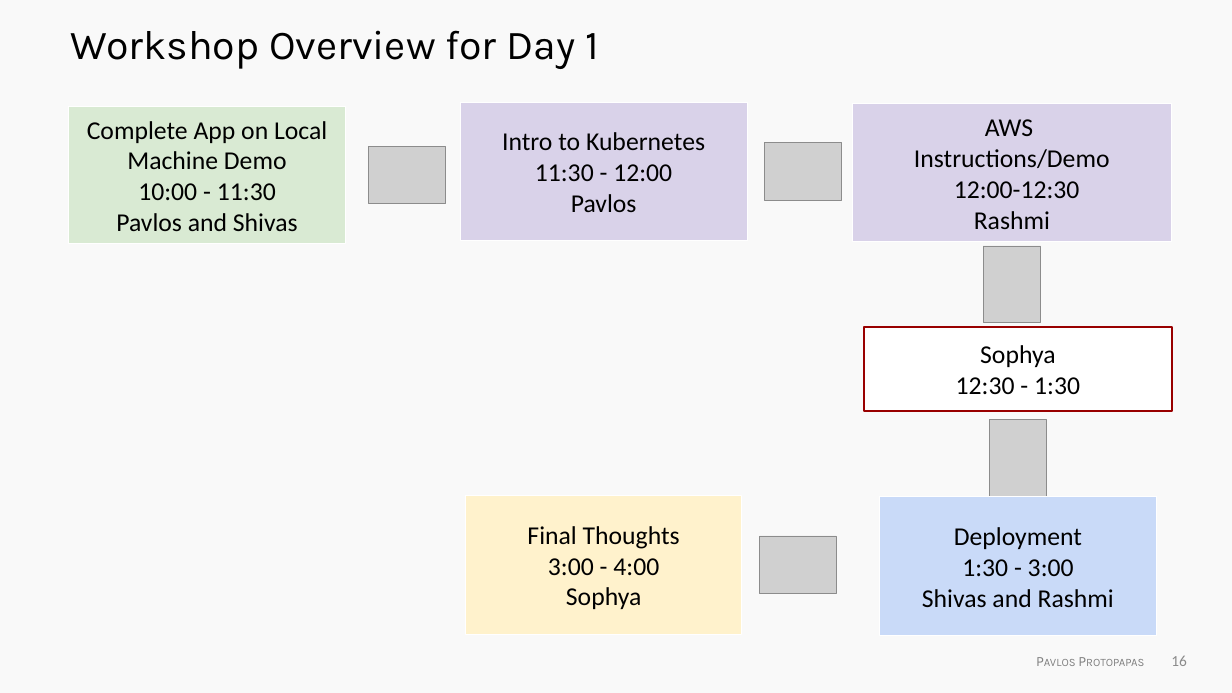
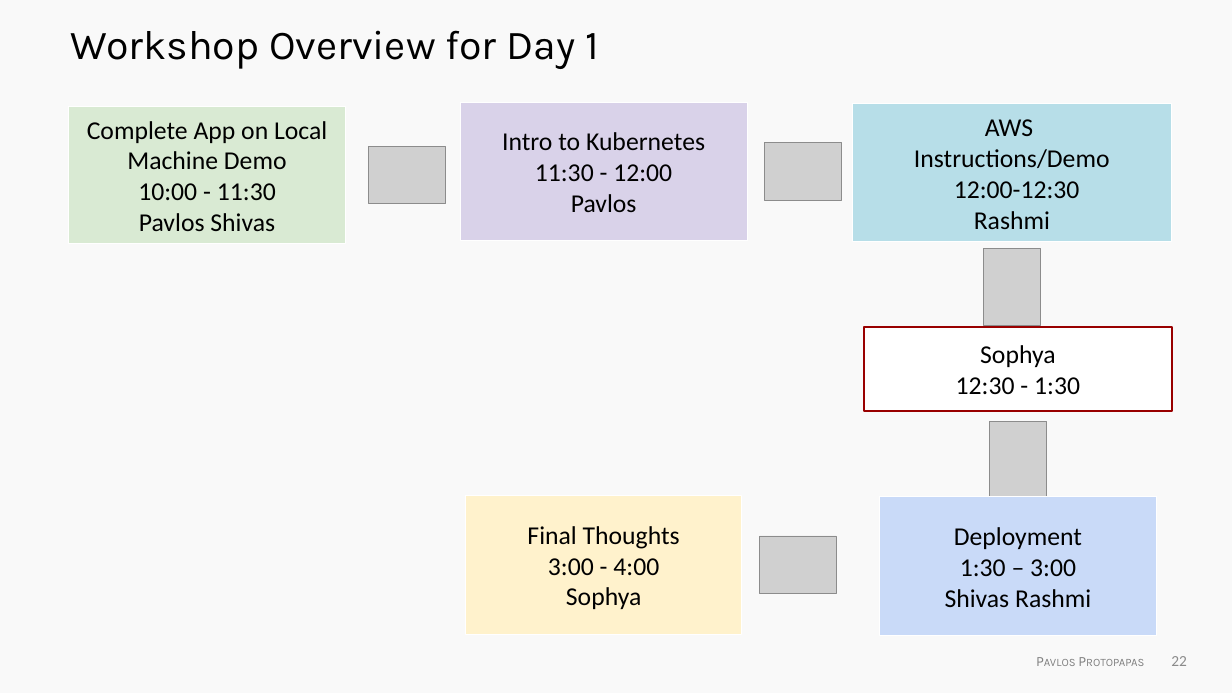
Before and after one commit to Harvard-IACS/2021-ComputeFest, a slide deck: slide 22 of Day 4/ComputeFest2021_Deployment.pptx (slide 16 before the commit). Drawn at 1232x693 pixels with LibreOffice and Linux fonts; fonts in the diff are those of the drawing; grey boxes stand for pictures; background and template pictures are left out. Boxes give left, top, right and bottom in pixels: in the first picture for what was removed or moved away, otherwise in the second. Text is boxed around its words. In the diff, an @@ line names an element or a change of style, - is before the commit and + after.

```diff
--- a/Day 4/ComputeFest2021_Deployment.pptx
+++ b/Day 4/ComputeFest2021_Deployment.pptx
@@ rectangle "AWS" at [852,104,1172,241]: fill #D9D2E9 to #B7DEE8 @@
@@ text in rectangle at [139,213,275,231]: text changed @@
-Pavlos and Shivas
+Pavlos Shivas
@@ text in rectangle at [945,559,1091,607]: text changed @@
-1:30 - 3:00
-Shivas and Rashmi
+1:30 – 3:00
+Shivas Rashmi
@@ page number at [1171,656,1187,666]: text changed @@
-16
+22
```
Also in this commit, not shown: 6 slides added, 1 other file.
